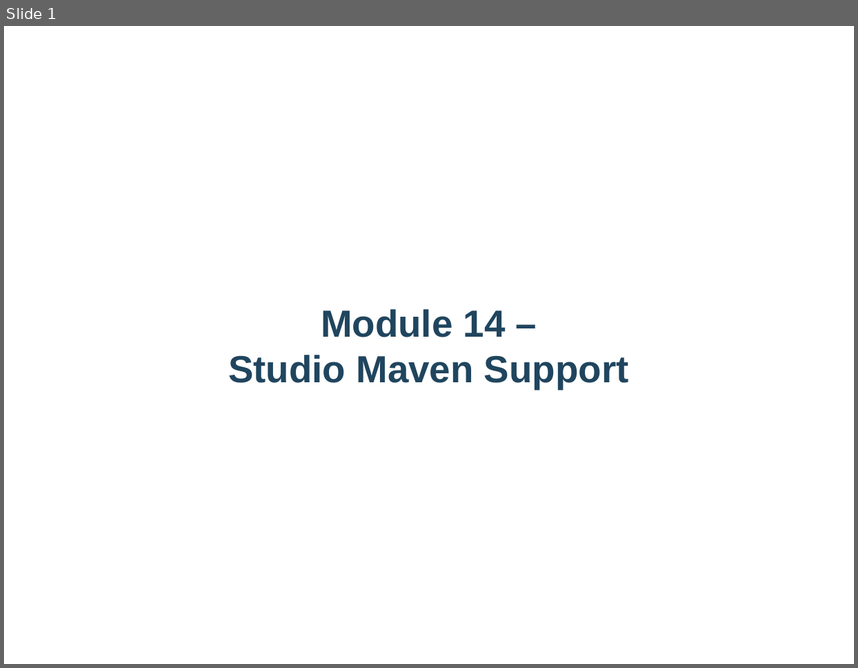
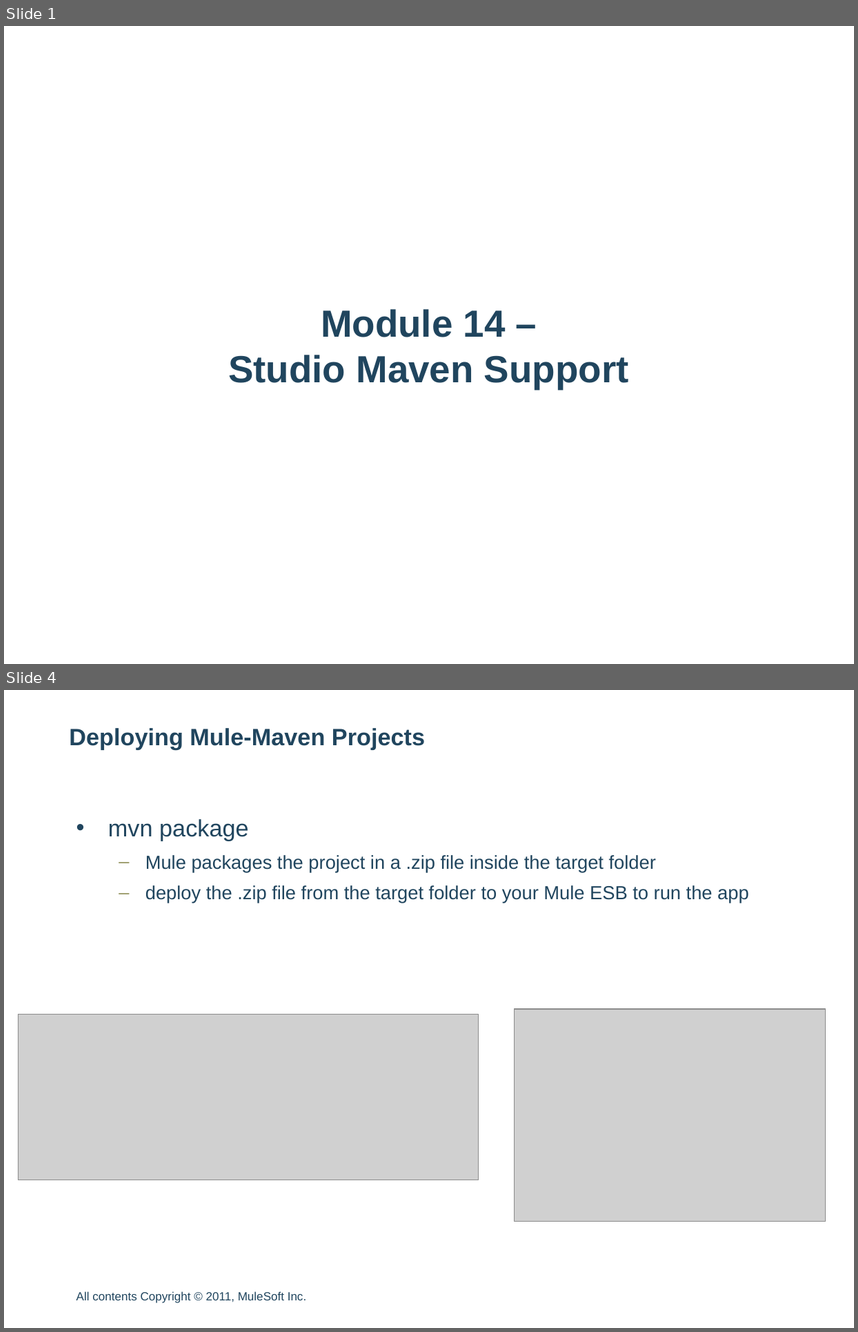
Before and after one commit to ricston-git/mule-training-3.4-upgrade, a slide deck: 14-01 Studio Maven Support.pptx. Shown one above the other, each under a label of ours: slide 1 before the commit, slides 1 and 4 after it; the slides between them are not shown. The pictures are 858x668 and 858x1332 pixels, drawn with LibreOffice and Linux fonts; fonts in the diff are those of the drawing; grey boxes stand for pictures; background and template pictures are left out. Boxes give left, top, right and bottom in pixels: in the first picture for what was removed or moved away, otherwise in the second. Text is boxed around its words. In the diff, an @@ line names an element or a change of style, - is before the commit and + after.

Commit message:
committing changes to maven slides (added more slides + screen shots etc)

```diff
--- a/14-01 Studio Maven Support.pptx
+++ b/14-01 Studio Maven Support.pptx
@@ slide 4 added at bbox=[4, 690, 854, 1328], background picture (left out) @@
@@ title added at bbox=[69, 728, 425, 749], 20 pt, text #20455E, bold @@
+Deploying Mule-Maven Projects
@@ text added at bbox=[108, 819, 749, 903], 16 pt, text #20455E @@
+• mvn package
+  – Mule packages the project in a .zip file inside the target folder
+  – deploy the .zip file from the target folder to your Mule ESB to run the app
@@ picture added at bbox=[18, 1014, 479, 1180] @@
@@ picture added at bbox=[514, 1009, 826, 1221] @@
@@ text added at bbox=[76, 1291, 306, 1303], 10 pt, text #20455E @@
+All contents Copyright © 2011, MuleSoft Inc.
```
Also in this commit, not shown: 3 slides changed, 2 other slides added.
